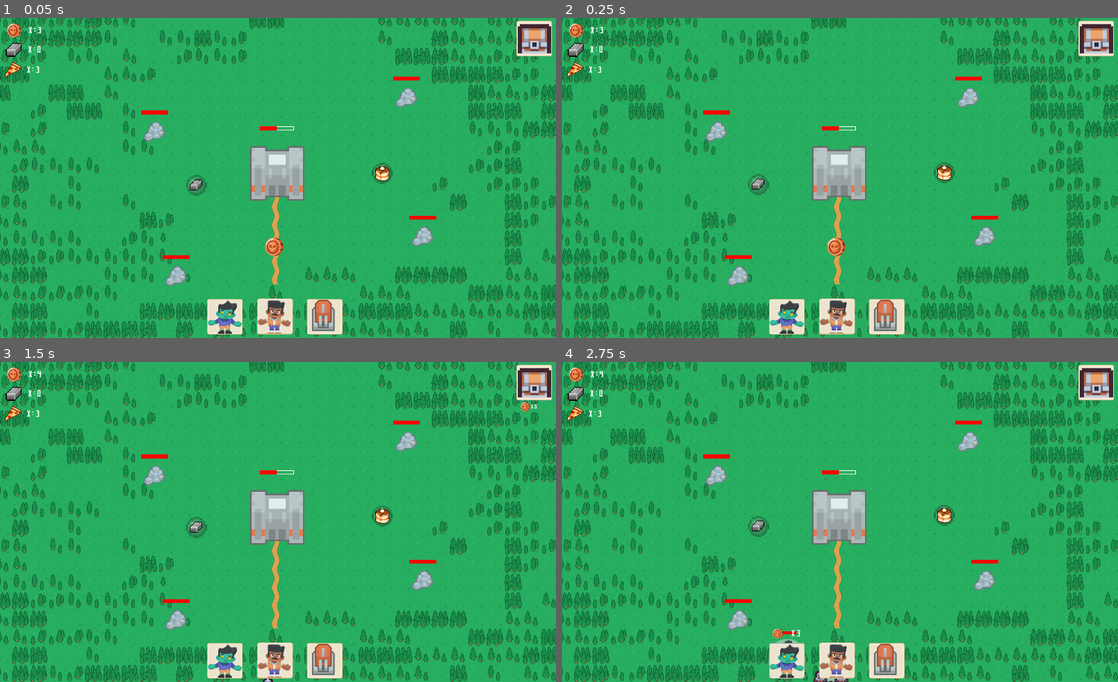
Above: before the commit, frames 1-4 (two rows, left to right).
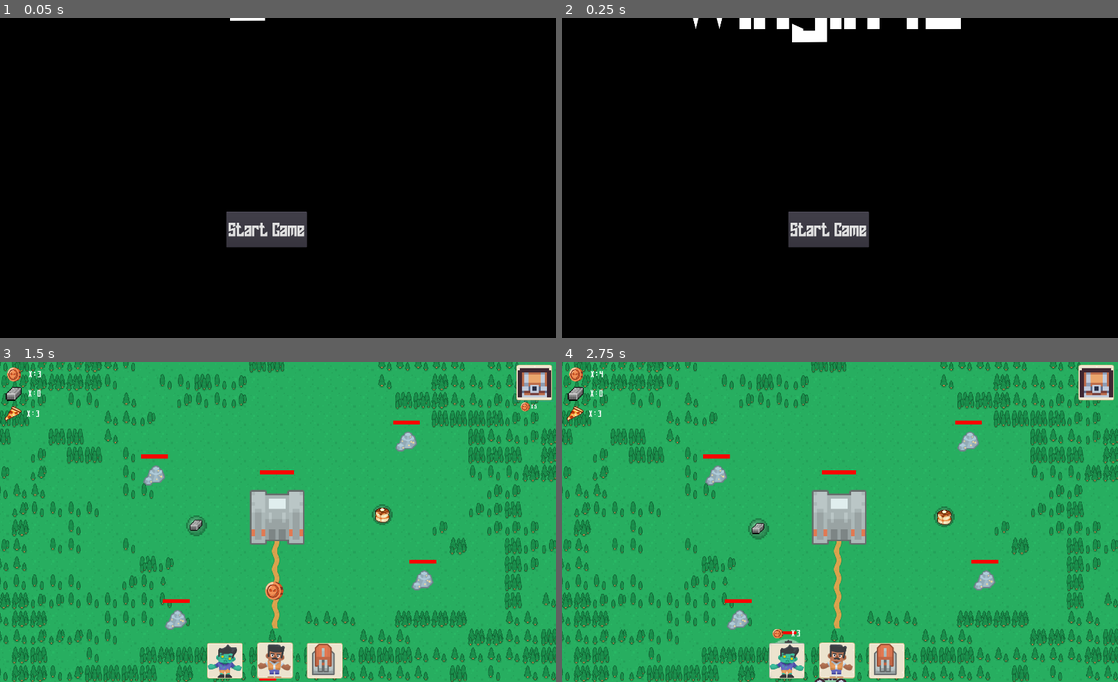
Above: after the commit, the same moments.

Repository: bsu-cs315/Wingit
Game: Godot game, scene res://MainMenu/mainMenu.tscn
The game is run twice, just before and just after one commit, with the same random seed, the same clock (stepped at 60 frames per second) and the same inputs. Before the commit the project starts from res://MainScene/Main.tscn.
Inputs (mouse positions are in pixels of both pictures, inside the frame that each line leads up to):
- Up to frame 1 (0.05 s): no input
- Up to frame 2 (0.25 s): no input
- Up to frame 3 (1.5 s): click (266, 573) at 0.5 s, where only the run after the commit has a clickable "Start Game"; click "X 5" at 1.25 s
- Up to frame 4 (2.75 s): click (784, 659) at 2 s

The runs differ from the first frame. In frame 1, 100% of the frame differs, in the area x 0-100%, y 0-100%; in frame 2, 100%; in frame 3, 0.5%; in frame 4, 0.4%.

Commit message:
added  in Main Menu

Diff:
--- /dev/null
+++ b/MainMenu/mainMenu.gd
@@ -0,0 +1,20 @@
+extends Node2D
+
+
+# Declare member variables here. Examples:
+# var a = 2
+# var b = "text"
+
+
+# Called when the node enters the scene tree for the first time.
+func _ready():
+	pass # Replace with function body.
+
+
+# Called every frame. 'delta' is the elapsed time since the previous frame.
+#func _process(delta):
+#	pass
+
+
+func _on_Button_button_up():
+	get_tree().change_scene("res://MainScene/Main.tscn")
--- /dev/null
+++ b/MainMenu/mainMenu.tscn
@@ -0,0 +1,73 @@
+[gd_scene load_steps=7 format=2]
+
+[ext_resource path="res://HUD/Phoenix Gaming.ttf" type="DynamicFontData" id=1]
+[ext_resource path="res://MainMenu/mainMenu.gd" type="Script" id=2]
+
+[sub_resource type="DynamicFont" id=1]
+size = 276
+font_data = ExtResource( 1 )
+
+[sub_resource type="DynamicFont" id=2]
+size = 54
+font_data = ExtResource( 1 )
+
+[sub_resource type="Animation" id=3]
+resource_name = "FlyIn"
+tracks/0/type = "value"
+tracks/0/path = NodePath("CanvasLayer/Node2D:position")
+tracks/0/interp = 1
+tracks/0/loop_wrap = true
+tracks/0/imported = false
+tracks/0/enabled = true
+tracks/0/keys = {
+"times": PoolRealArray( 0, 1 ),
+"transitions": PoolRealArray( 1, 1 ),
+"update": 0,
+"values": [ Vector2( 0, -300 ), Vector2( 0, 0 ) ]
+}
+
+[sub_resource type="Animation" id=4]
+length = 0.001
+tracks/0/type = "value"
+tracks/0/path = NodePath("CanvasLayer/Node2D:position")
+tracks/0/interp = 1
+tracks/0/loop_wrap = true
+tracks/0/imported = false
+tracks/0/enabled = true
+tracks/0/keys = {
+"times": PoolRealArray( 0 ),
+"transitions": PoolRealArray( 1 ),
+"update": 0,
+"values": [ Vector2( 0, -300 ) ]
+}
+
+[node name="mainMenu" type="Node2D"]
+script = ExtResource( 2 )
+
+[node name="CanvasLayer" type="CanvasLayer" parent="."]
+
+[node name="Node2D" type="Node2D" parent="CanvasLayer"]
+position = Vector2( 0, -300 )
+
+[node name="Label" type="Label" parent="CanvasLayer/Node2D"]
+margin_left = 325.0
+margin_top = 1.0
+margin_right = 1127.0
+margin_bottom = 311.0
+custom_fonts/font = SubResource( 1 )
+text = "Wingin It"
+
+[node name="Button" type="Button" parent="CanvasLayer"]
+margin_left = 635.0
+margin_top = 545.0
+margin_right = 861.0
+margin_bottom = 645.0
+custom_fonts/font = SubResource( 2 )
+text = "Start Game"
+
+[node name="AnimationPlayer" type="AnimationPlayer" parent="."]
+autoplay = "FlyIn"
+anims/FlyIn = SubResource( 3 )
+anims/RESET = SubResource( 4 )
+
+[connection signal="button_up" from="CanvasLayer/Button" to="." method="_on_Button_button_up"]
--- a/MainScene/Base.gd
+++ b/MainScene/Base.gd
@@ -1,7 +1,7 @@
 extends KinematicBody2D
 
 var maxHealth= 20
-var health=10
+var health=20
 
 var dead := false
 
@@ -13,3 +13,14 @@
 # Called every frame. 'delta' is the elapsed time since the previous frame.
 func _process(_delta):
 	$ProgressBar.value = (float(health)/maxHealth)*100
+
+
+
+
+
+
+
+
+
+func processDeath():
+	pass
--- a/project.godot
+++ b/project.godot
@@ -11,7 +11,7 @@
 [application]
 
 config/name="WinginIt"
-run/main_scene="res://MainScene/Main.tscn"
+run/main_scene="res://MainMenu/mainMenu.tscn"
 
 [display]
 
